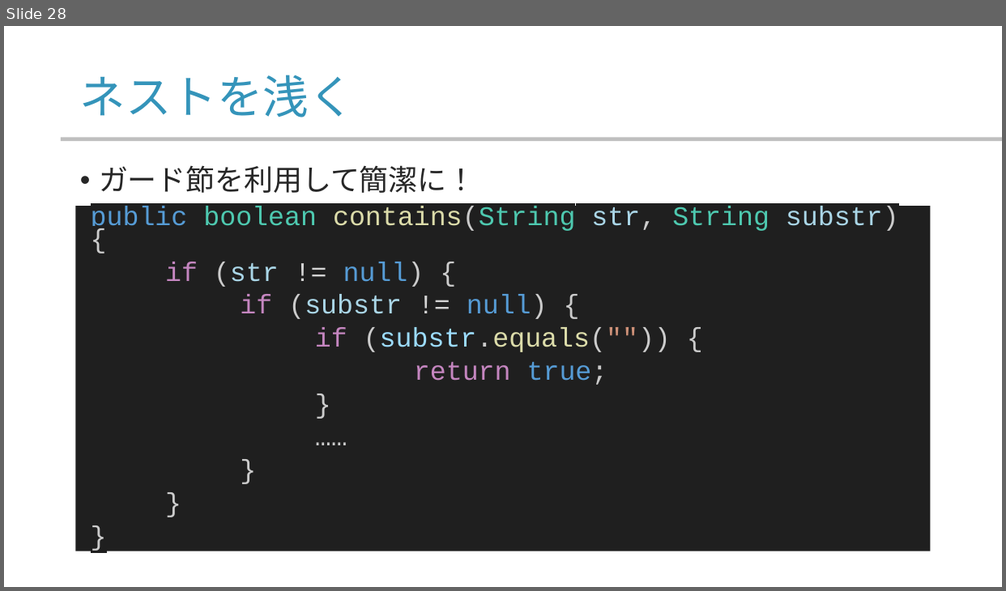
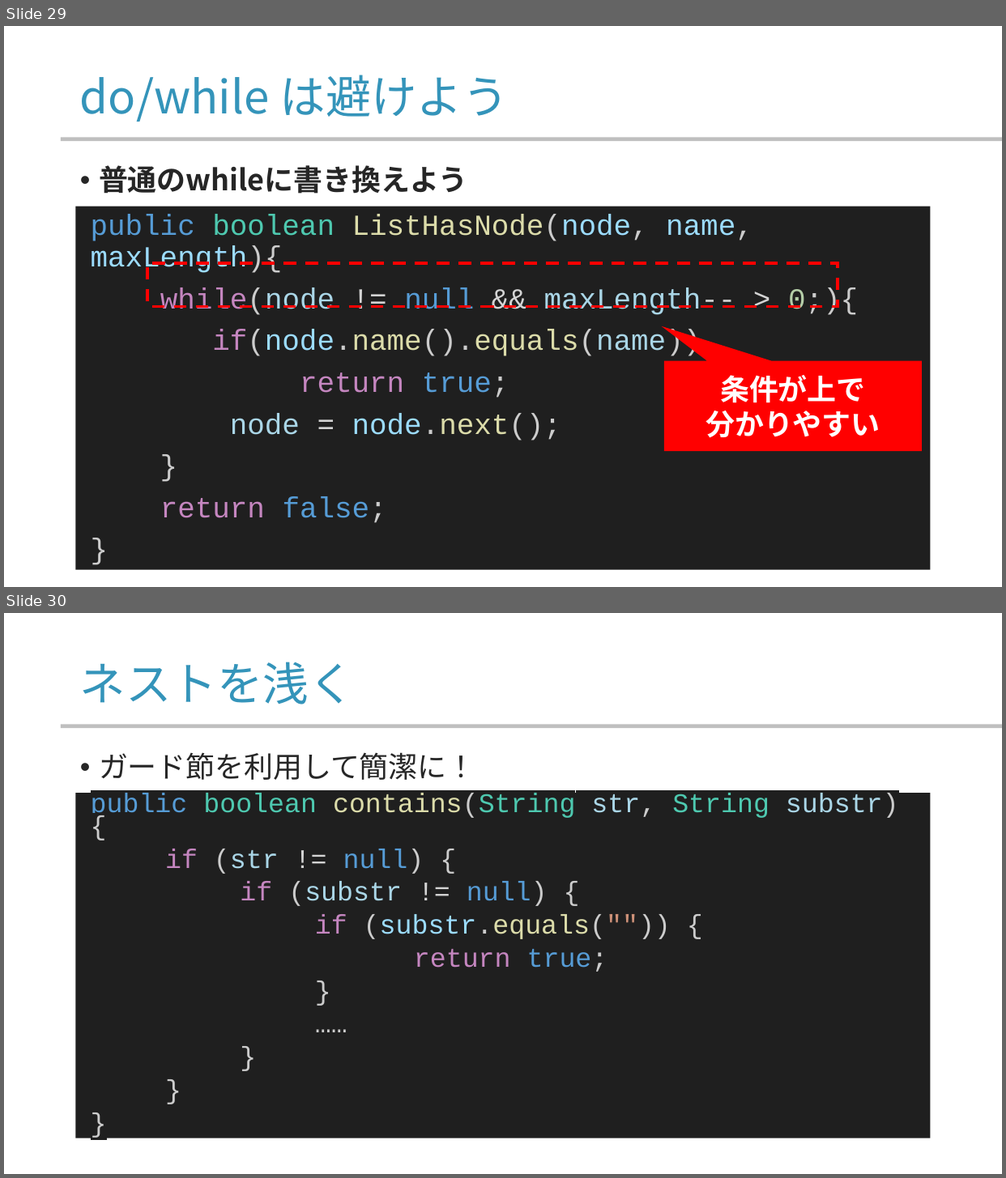
Before and after one commit to yamada-ai/java-prac, a slide deck: 07_ccontrol_flow_1.pptx. Shown one above the other, each under a label of ours: slide 28 before the commit, slides 29 and 30 after it. The pictures are 1006x591 and 1006x1178 pixels, drawn with LibreOffice and Linux fonts; fonts in the diff are those of the drawing; background and template pictures are left out. Boxes give left, top, right and bottom in pixels: in the first picture for what was removed or moved away, otherwise in the second. Text is boxed around its words. In the diff, an @@ line names an element or a change of style, - is before the commit and + after.

```diff
--- a/07_ccontrol_flow_1.pptx
+++ b/07_ccontrol_flow_1.pptx
@@ slide 29 added at (x1=4, y1=26, x2=1002, y2=587), background #FFFFFF; not listed: 1 template element that a slide beside it also shows @@
@@ title added at (x1=80, y1=75, x2=509, y2=122), 44 pt, text #3494BA @@
+do/while は避けよう
@@ text added at (x1=99, y1=165, x2=468, y2=194), 28 pt, text #262626, bold @@
+• 普通のwhileに書き換えよう
@@ rectangle added at (x1=76, y1=207, x2=931, y2=570), fill #1F1F1F, 28 pt, text #CCCCCC @@
+public boolean ListHasNode(node, name, maxLength){
+while(node != null && maxLength-- > 0;){
+if(node.name().equals(name))
+return true;
+node = node.next();
+}
+return false;
+}
@@ rectangle added at (x1=147, y1=263, x2=838, y2=307), outline #FF0000 3 pt dashed @@
@@ speech box added at (x1=664, y1=361, x2=922, y2=452), fill #FF0000, 28 pt, text #FFFFFF, bold @@
+条件が上で
+分かりやすい
@@ what was slide 28 is now slide 30 @@
```
Also in this commit, not shown: 13 slides changed, 15 other slides added, 2 other files.
